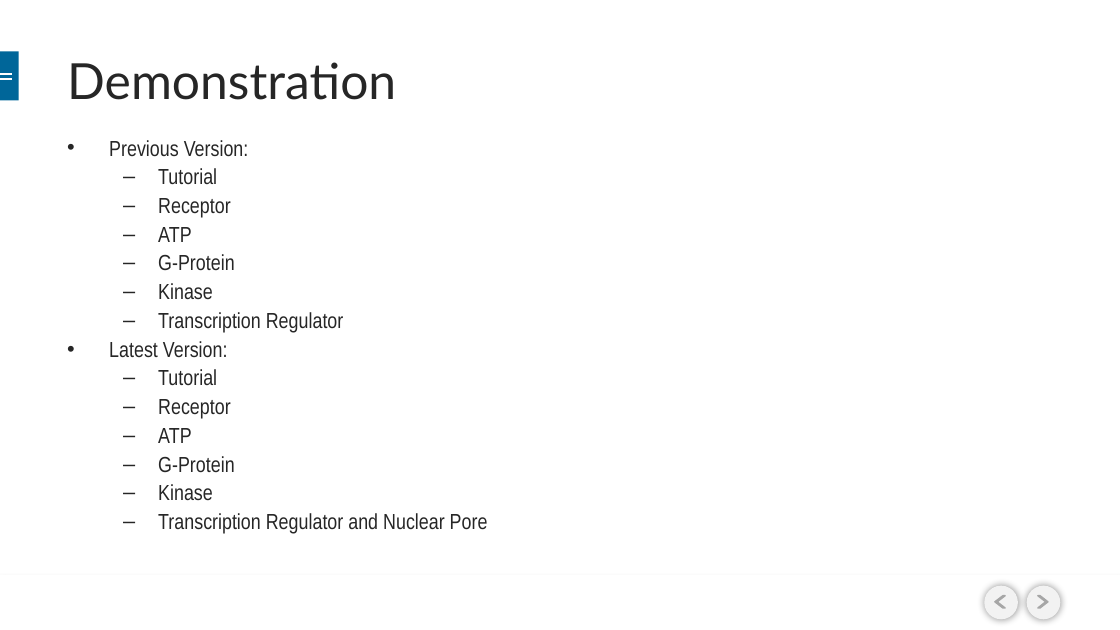
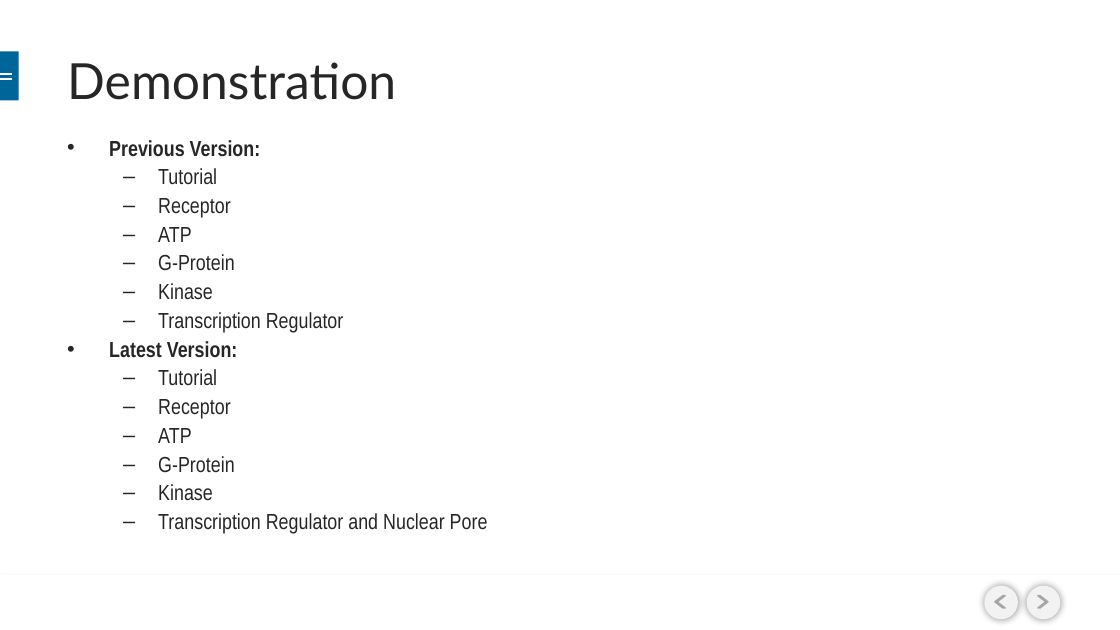
Before and after one commit to BioRubeBotProject/2015-Fall, a slide deck: slide 11 of Documents/BIORUBEBOT- CS452.pptx (slide 9 before the commit). Drawn at 1120x630 pixels with LibreOffice and Linux fonts; fonts in the diff are those of the drawing; background and template pictures are left out. Boxes give left, top, right and bottom in pixels: in the first picture for what was removed or moved away, otherwise in the second. Text is boxed around its words. In the diff, an @@ line names an element or a change of style, - is before the commit and + after.

```diff
--- a/Documents/BIORUBEBOT- CS452.pptx
+++ b/Documents/BIORUBEBOT- CS452.pptx
@@ text at <box>109,140,261,358</box>: bold on in "Previous Version:", "Latest Version:" @@
```
Also in this commit, not shown: 8 other slides changed, 2 slides added, 5 other files.
